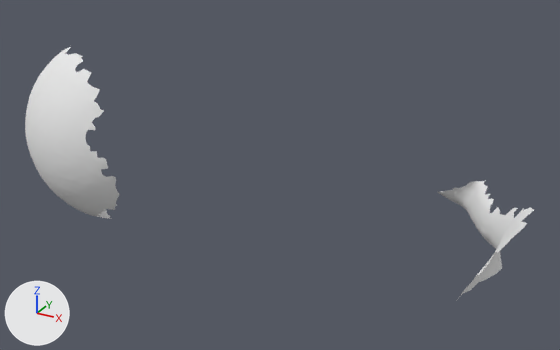
One commit to the OBJ model res/tangential2/LargeSphere_tangential_02.000060.obj: the scene before it, then after it.
Before and after are seen from a 50 mm camera at (578.0, -1554.0, 444.0) aimed at (26.0, -552.0, -57.0). Every picture has the same lights, and +X, +Y and +Z are marked at lower left. Where no turn or scale is listed for an object, it has been applied to the vertices.

The scene before the commit, as lines of its bpy script (objects in view):
```python
me_largesphere_tangential_02_000060 = bpy.data.meshes.new('LargeSphere_tangential_02.000060')
me_largesphere_tangential_02_000060.from_pydata(...)  # 10466 vertices, 20646 faces; spans x -354.0..413.0, y -800.0..-266.0, z -194.0..149.0
me_largesphere_tangential_02_000060.materials.append(mat_largesphere_tangential_02_000060)  # white #e7e7e7
ob_largesphere_tangential_02_000060 = bpy.data.objects.new('LargeSphere_tangential_02.000060', me_largesphere_tangential_02_000060)
ob_largesphere_tangential_02_000060.location = (0.0, 0.0, 0.0)
```
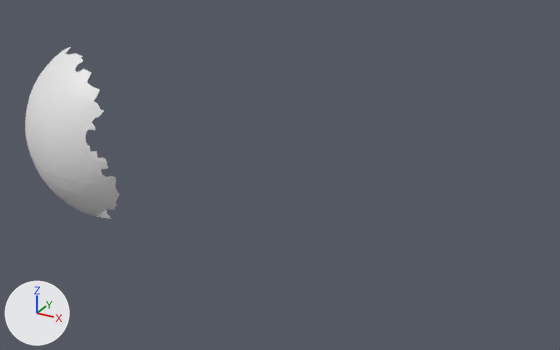
Pixel boxes [x1, y1, x2, y2] of what changed, in the pictures (560 x 350 px):
```json
{"object": "LargeSphere_tangential_02.000060", "change": "reshaped", "before": [25, 45, 534, 300], "after": [25, 45, 120, 219], "on screen": "81% narrower, 32% shorter"}
{"part": 1, "of": "me_largesphere_tangential_02_000060", "change": "deleted", "before": [438, 180, 534, 300]}
```

The change, as JSON lines over the scene's bpy script:
```json
{"block": "me_largesphere_tangential_02_000060", "where": "me_largesphere_tangential_02_000060.from_pydata(...)  # 10466 vertices, 20646 faces; spans x -354.0..413.0, y -800.0..-266.0, z -194.0..149.0"}
{"block": "me_largesphere_tangential_02_000060", "where": "# used by ob_largesphere_tangential_02_000060; location = (0.0, 0.0, 0.0)"}
{"op": "remove", "block": "me_largesphere_tangential_02_000060", "code": "me_largesphere_tangential_02_000060.materials.append(mat_largesphere_tangential_02_000060)  # white #e7e7e7"}
{"block": "me_largesphere_tangential_02_000060", "change": "me_largesphere_tangential_02_000060 part 1: the loose piece of 1106 vertices spanning x 210.0..413.0, y -570.0..-266.0, z -194.0..-58.0 is deleted"}
```
